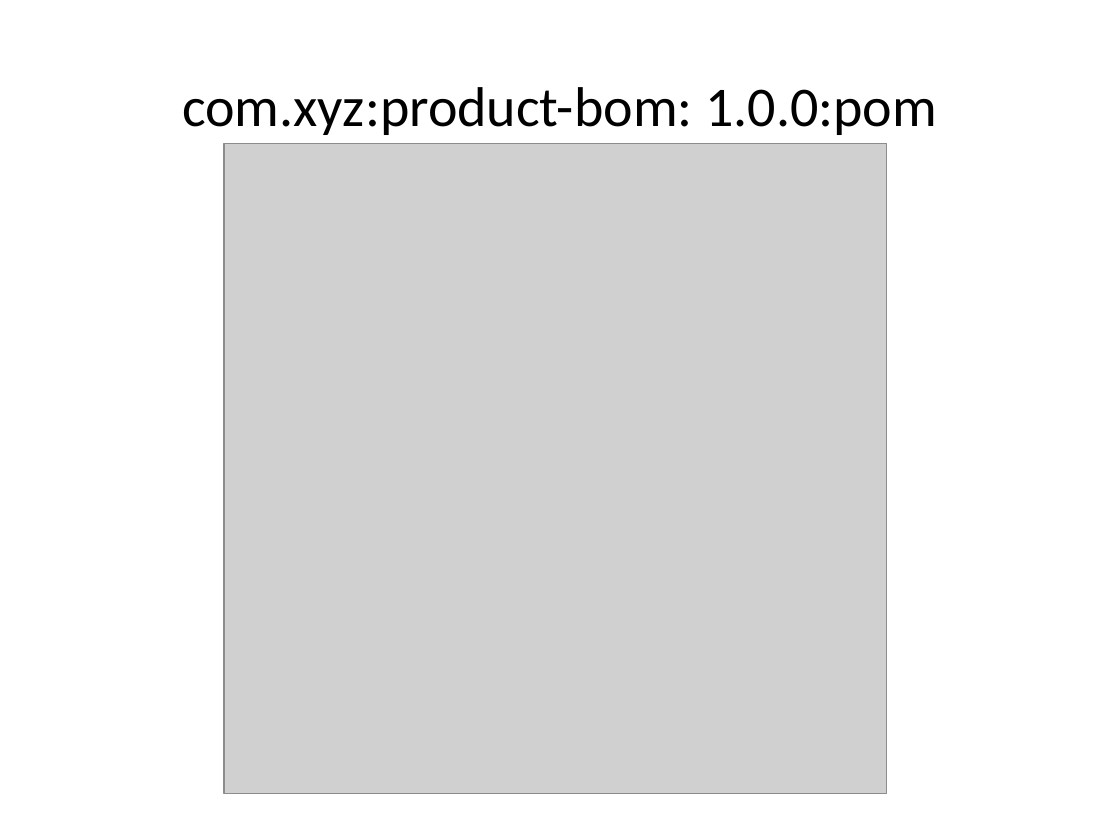
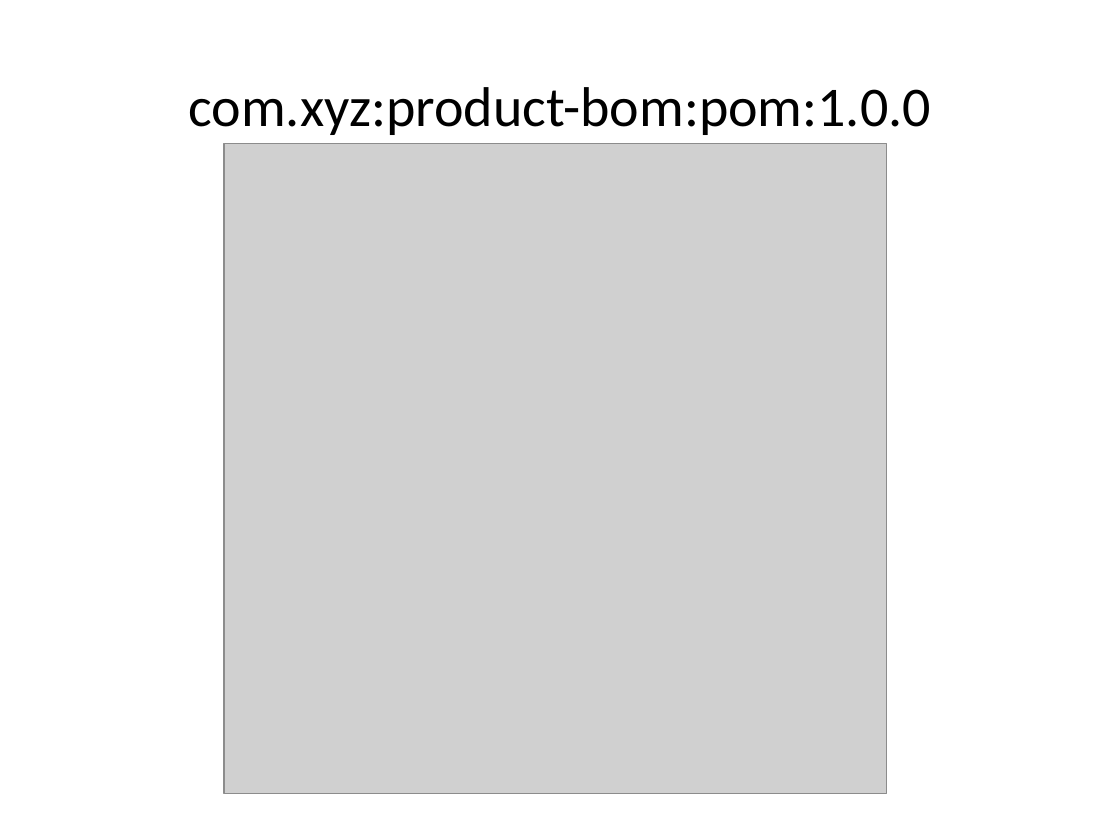
Before and after one commit to jonasalfthan/maven, a slide deck: slide 10 of architecture/modularity/modularity.pptx. Drawn at 1120x840 pixels with LibreOffice and Linux fonts; fonts in the diff are those of the drawing; grey boxes stand for pictures. Boxes give left, top, right and bottom in pixels: in the first picture for what was removed or moved away, otherwise in the second. Text is boxed around its words. In the diff, an @@ line names an element or a change of style, - is before the commit and + after.

```diff
--- a/architecture/modularity/modularity.pptx
+++ b/architecture/modularity/modularity.pptx
@@ title at [189, 87, 931, 135]: text changed @@
-com.xyz:product-bom: 1.0.0:pom
+com.xyz:product-bom:pom:1.0.0
```
Also in this commit, not shown: 5 other slides changed, 16 other files.
